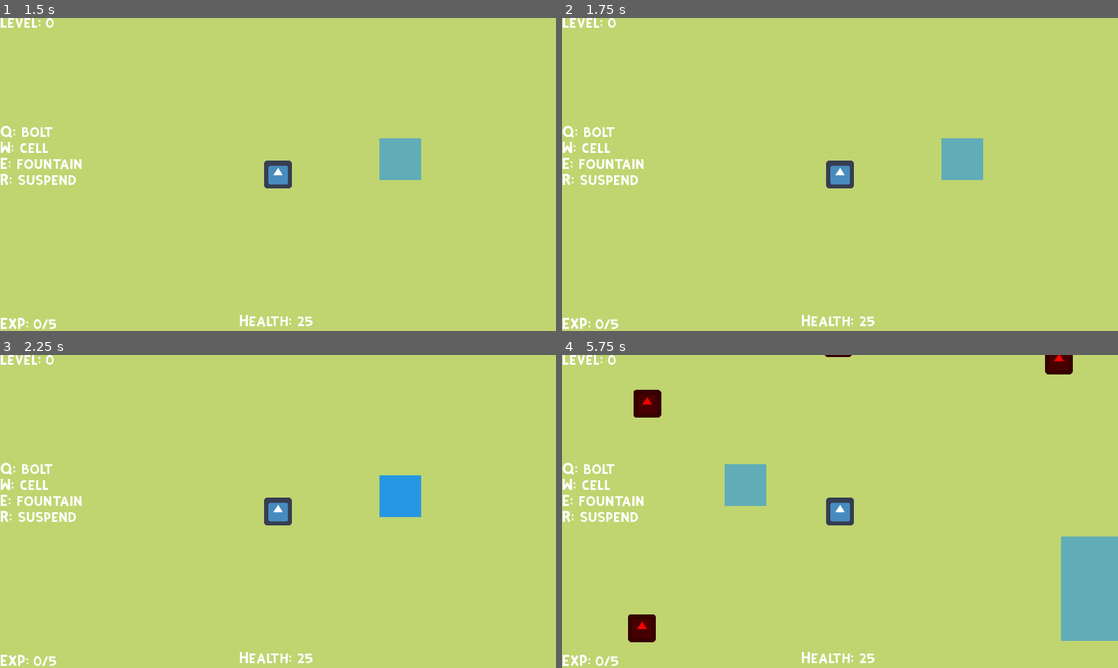
Above: before the commit, frames 1-4 (two rows, left to right).
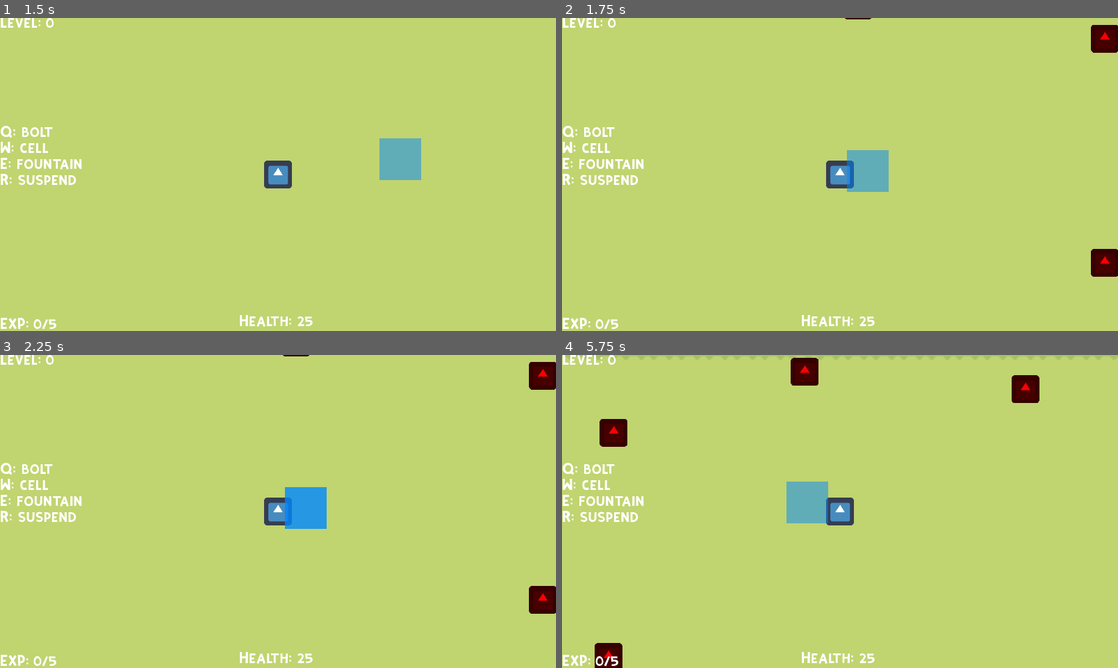
Above: after the commit, the same moments.

Repository: sakata24/Magus-Exo
Game: Godot game, scene res://HUDs/Home.tscn
The game is run twice, just before and just after one commit, with the same random seed, the same clock (stepped at 60 frames per second) and the same inputs. The engine's default icon, where the game draws it, is replaced by a stand-in: a white triangle on a blue panel in a dark square.
Inputs (mouse positions are in pixels of both pictures, inside the frame that each line leads up to):
- Up to frame 1 (1.5 s): click "Play" at 0.5 s; tap Enter at 1.25 s; move the mouse to (400, 158) at 1.27 s; hold E (E) from 1.28 s (still down)
- Up to frame 2 (1.75 s): keep holding E (E); tap Space (Space, bound only after the commit) at 1.55 s
- Up to frame 3 (2.25 s): move the mouse to (166, 527) at 2.02 s; release E (E) at 2.03 s; tap Space (Space, bound only after the commit) at 2.1 s
- Up to frame 4 (5.75 s): tap E (E) at 2.3, 3.8, 5.3 s; move the mouse to (895, 442) at 2.77 s; hold E (E) 2.78-3.53 s; tap Space (Space, bound only after the commit) at 3.05, 3.5, 4.55, 5 s; move the mouse to (812, 574) at 3.52 s; tap Q (Q) at 3.6 s; tap Enter at 4.25 s; move the mouse to (1006, 558) at 4.27 s; hold R (R) 4.28-5.03 s; move the mouse to (673, 464) at 5.02 s; right-click (673, 464) at 5.1 s

Frame 1 is identical in both runs. In frame 2, 2.9% of the frame differs, in the area x 50-100%, y 0-83%; in frame 3, 2.9%; in frame 4, 8.8%, in the area x 0-100%, y 0-100%.

Commit message:
implemented a dash with iframes

Diff:
--- a/Characters/Player.gd
+++ b/Characters/Player.gd
@@ -8,6 +8,7 @@
 signal gained_xp(curr_xp, xp_threshold)
 signal level_up(level)
 signal moving_to()
+signal dashing_()
 
 # constants
 const XPTHRESHOLDS = [5, 10, 15, 20]
@@ -19,6 +20,7 @@
 var max_speed = 100
 var speed = 0
 var moving = false
+var dashing = false
 var move_dir
 var move_target = Vector2()
 var movement = Vector2()
@@ -39,8 +41,15 @@
 var skillCD = [10, 10, 10, 10]
 # the current amt of physics processes that ran since last using the skill
 var skillTimer = [10, 10, 10, 10]
+# the dash cd
+var dashCD = 4
+# can dash
+var canDash = true
+# the dash ready
+var dashIFrames = 0
 
 func _ready():
+	$DashTimer.wait_time = dashCD
 	initSkills()
 
 func initSkills():
@@ -51,11 +60,14 @@
 
 # handles right clicks
 func _unhandled_input(event):
-
 	if event.is_action_pressed('R-Click'):
 		moving = true
 		move_target = get_global_mouse_position()
 		emit_signal("moving_to")
+
+	if event.is_action_pressed('Space'):
+		dashing = true
+		move_target = get_global_mouse_position()
 
 	if event.is_action_pressed('Q'):
 		if skillReady[0]:
@@ -109,8 +121,20 @@
 		skillTimer[3] += 1
 
 func movementHelper(delta):
+
+	if dashing and canDash:
+		print("debug")
+		get_node("CollisionShape2D").disabled = true
+		speed = max_speed * 11
+		dashIFrames += 1
+		$DashTimer.start()
+		if dashIFrames >= 3:
+			dashIFrames = 0
+			dashing = false
+			canDash = false
+			get_node("CollisionShape2D").disabled = false
 	# if moving continue, if not stop moving
-	if not moving:
+	elif not moving:
 		speed = 0
 	else:
 		speed = max_speed
@@ -161,3 +185,6 @@
 
 func hit(damage):
 	health -= damage
+
+func _on_dash_timer_timeout():
+	canDash = true
--- a/Characters/Player.tscn
+++ b/Characters/Player.tscn
@@ -16,8 +16,14 @@
 [node name="CollisionShape2D" type="CollisionShape2D" parent="."]
 shape = SubResource("1")
 
+[node name="DashTimer" type="Timer" parent="."]
+wait_time = 5.0
+one_shot = true
+
 [node name="ProjectilePivot" type="Node2D" parent="."]
 rotation = -6.28319
 
 [node name="ProjectileSpawnPos" type="Marker2D" parent="ProjectilePivot"]
 position = Vector2(12, 0)
+
+[connection signal="timeout" from="DashTimer" to="." method="_on_dash_timer_timeout"]
--- a/project.godot
+++ b/project.godot
@@ -57,6 +57,11 @@
 "events": [Object(InputEventKey,"resource_local_to_scene":false,"resource_name":"","device":0,"window_id":0,"alt_pressed":false,"shift_pressed":false,"ctrl_pressed":false,"meta_pressed":false,"pressed":false,"keycode":82,"physical_keycode":0,"key_label":0,"unicode":0,"echo":false,"script":null)
 ]
 }
+Space={
+"deadzone": 0.5,
+"events": [Object(InputEventKey,"resource_local_to_scene":false,"resource_name":"","device":-1,"window_id":0,"alt_pressed":false,"shift_pressed":false,"ctrl_pressed":false,"meta_pressed":false,"pressed":false,"keycode":0,"physical_keycode":32,"key_label":0,"unicode":32,"echo":false,"script":null)
+]
+}
 
 [physics]
 
